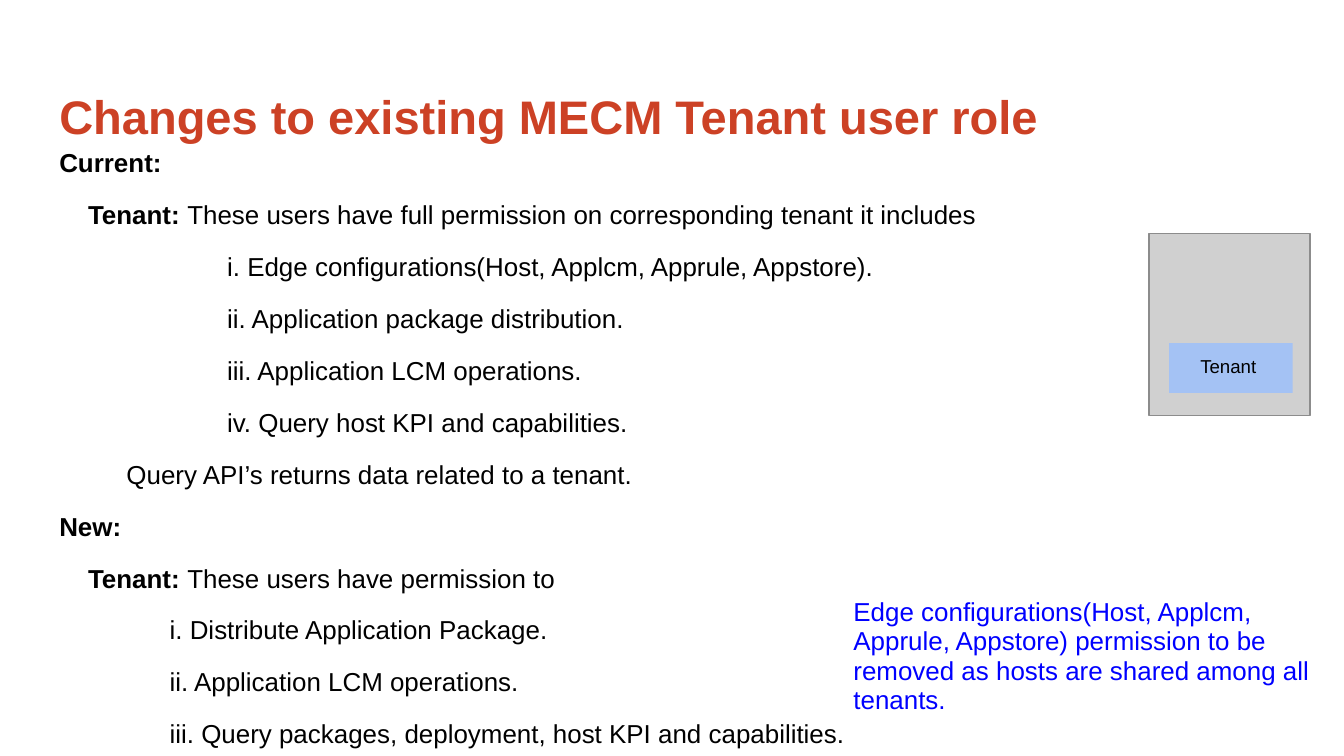
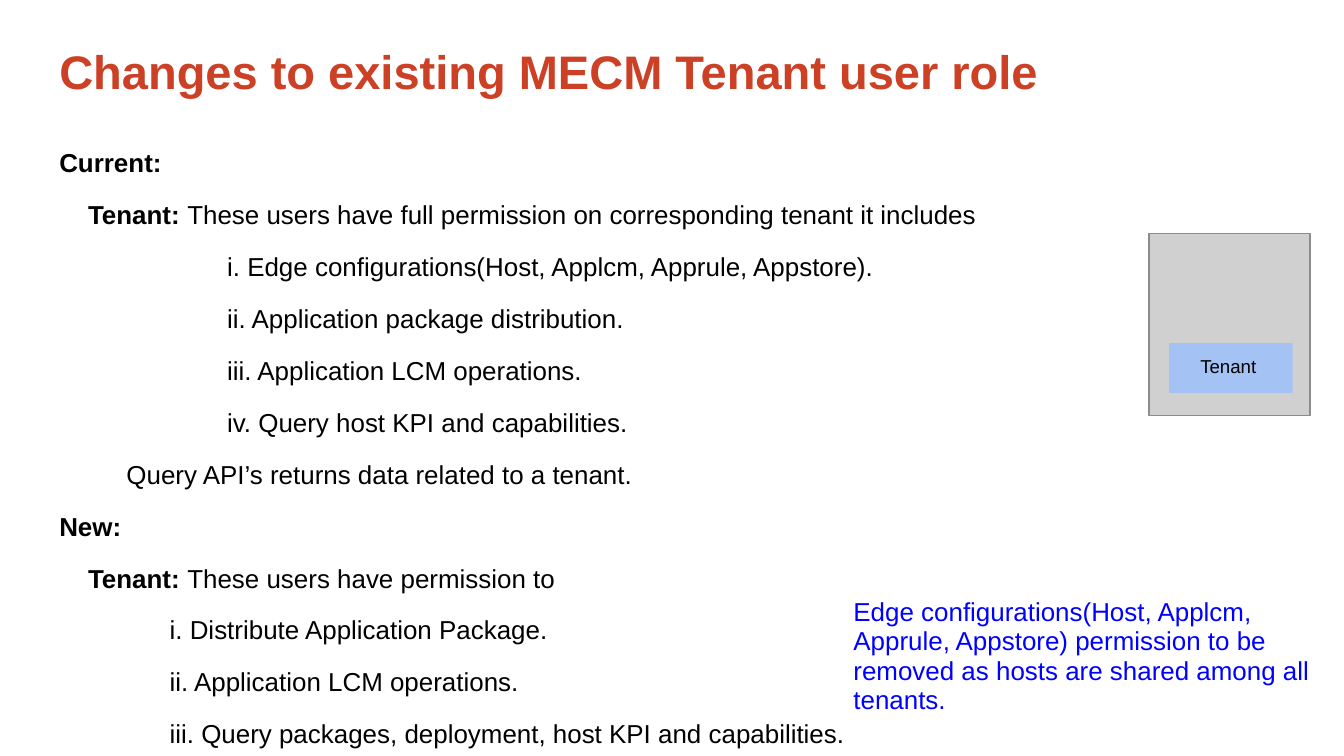
Before and after one commit to EdgeGallery/community, a slide deck: slide 6 of MECM PT/Release V1.1/MECM admin role support.pptx. Drawn at 1344x756 pixels with LibreOffice and Linux fonts; fonts in the diff are those of the drawing; grey boxes stand for pictures. Boxes give left, top, right and bottom in pixels: in the first picture for what was removed or moved away, otherwise in the second. Text is boxed around its words. In the diff, an @@ line names an element or a change of style, - is before the commit and + after.

Commit message:
mecm admin support ppt updated

```diff
--- a/MECM PT/Release V1.1/MECM admin role support.pptx
+++ b/MECM PT/Release V1.1/MECM admin role support.pptx
@@ title "Changes to existing MECM Tenant ..." moved from (x1=59, y1=100, x2=1037, y2=143) to (x1=59, y1=55, x2=1037, y2=98) @@
```
Also in this commit, not shown: 2 other slides changed.
